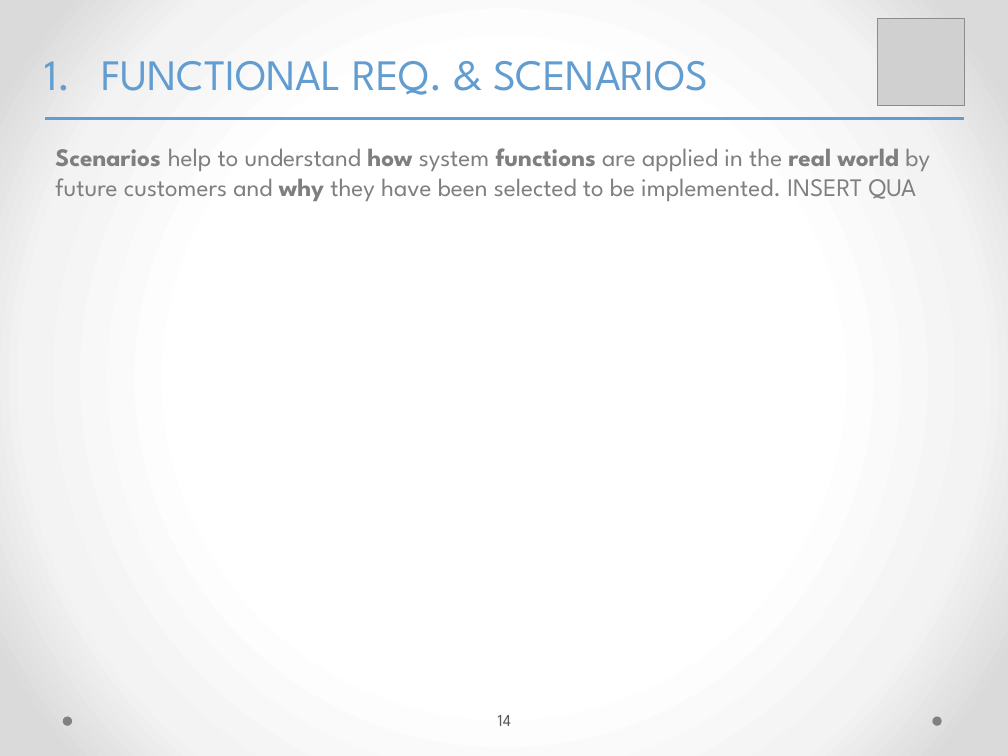
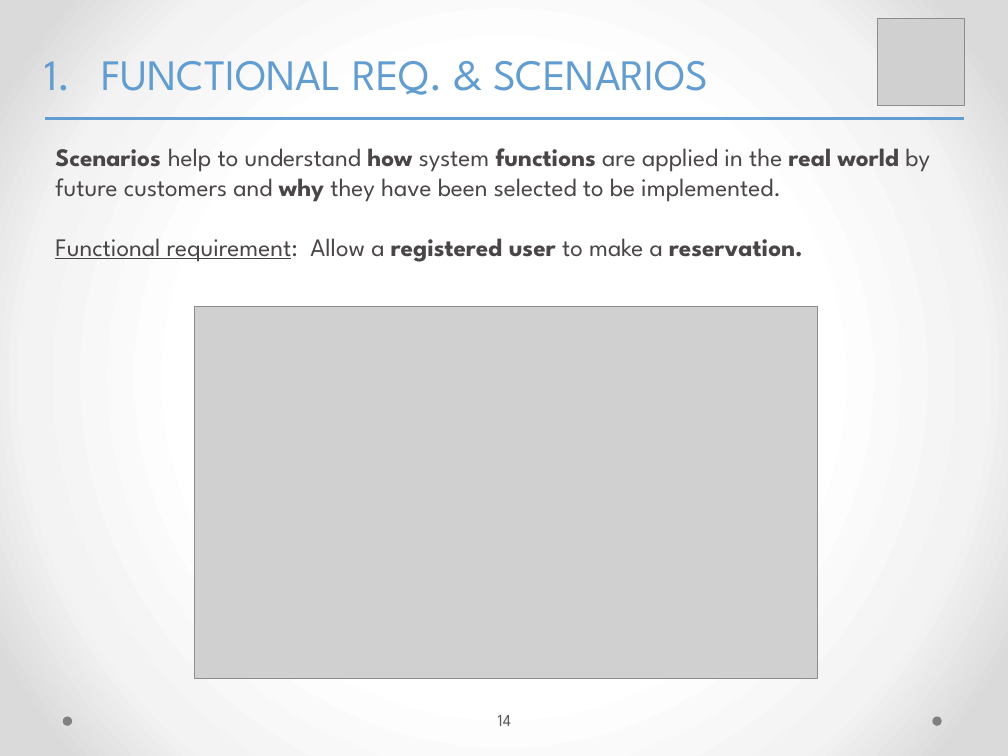
Before and after one commit to yangi92/SE2_PowerEnJoy, a slide deck: slide 14 of PP/FinalPresentation.pptx. Drawn at 1008x756 pixels with LibreOffice and Linux fonts; fonts in the diff are those of the drawing; grey boxes stand for pictures. Boxes give left, top, right and bottom in pixels: in the first picture for what was removed or moved away, otherwise in the second. Text is boxed around its words. In the diff, an @@ line names an element or a change of style, - is before the commit and + after.

Commit message:
final presentation added

```diff
--- a/PP/FinalPresentation.pptx
+++ b/PP/FinalPresentation.pptx
@@ text at bbox=[55, 148, 930, 262]: text changed; text colour #7F7F7F to #4A4546 @@
-Scenarios help to understand how system functions are applied in the real world by future customers and why they have been selected to be implemented. INSERT QUA
+Scenarios help to understand how system functions are applied in the real world by future customers and why they have been selected to be implemented.
+Functional requirement: Allow a registered user to make a reservation.
@@ picture added at bbox=[195, 306, 817, 679] @@
```
Also in this commit, not shown: 8 other slides changed, 23 slides added, 5 other files.
